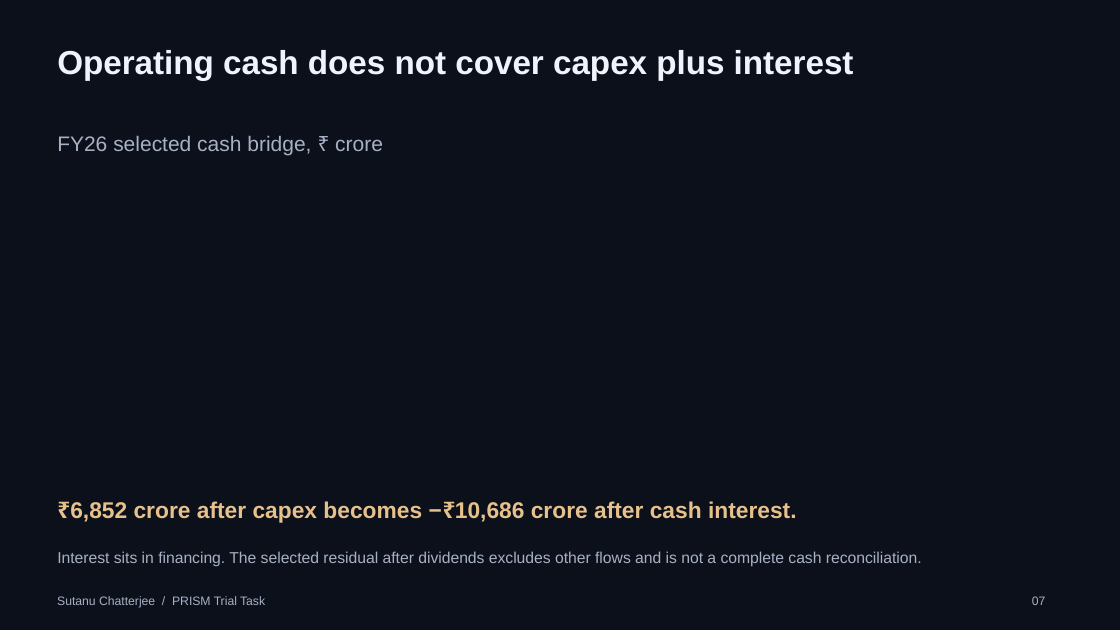
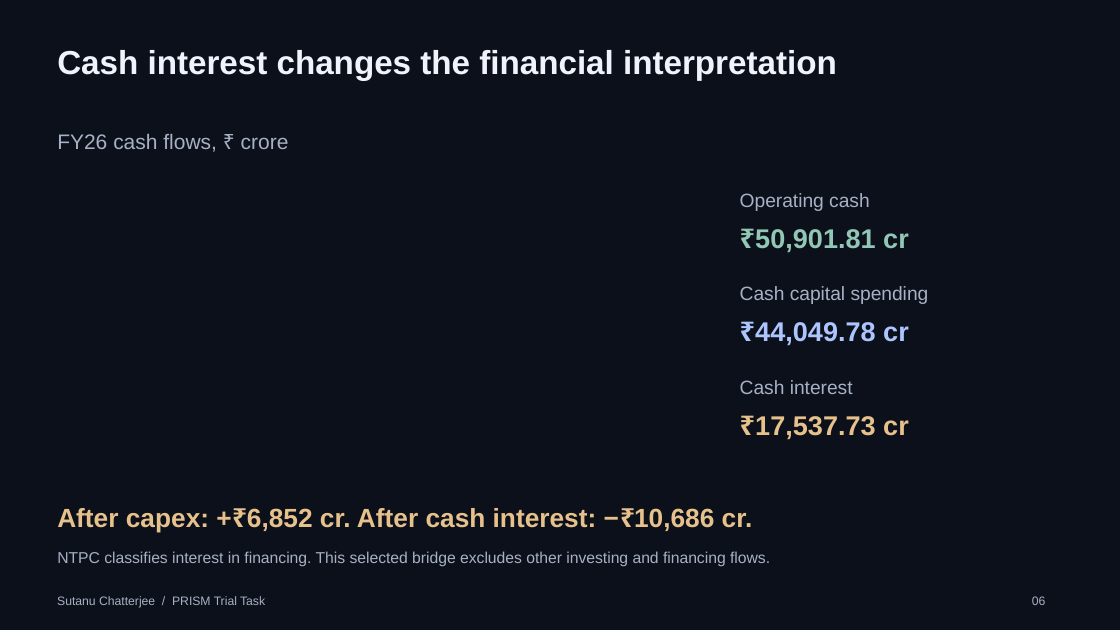
Before and after one commit to ronnismad/prism-ntpc-research-dashboard, a slide deck: slide 6 of submission/PRISM-NTPC-Trial-Project.pptx (slide 7 before the commit). Drawn at 1120x630 pixels with LibreOffice and Linux fonts; fonts in the diff are those of the drawing. Boxes give left, top, right and bottom in pixels: in the first picture for what was removed or moved away, otherwise in the second. Text is boxed around its words. In the diff, an @@ line names an element or a change of style, - is before the commit and + after.

```diff
--- a/submission/PRISM-NTPC-Trial-Project.pptx
+++ b/submission/PRISM-NTPC-Trial-Project.pptx
@@ text at (57,50,837,80): text changed @@
-Operating cash does not cover capex plus interest
+Cash interest changes the financial interpretation
@@ text at (57,134,289,152): text changed @@
-FY26 selected cash bridge, ₹ crore
+FY26 cash flows, ₹ crore
@@ text added at (740,193,870,211), 16.5 pt, text #A7B1C5 @@
+Operating cash
@@ text added at (755,229,909,252), 23.2 pt, text #92C7B5, bold @@
+₹50,901.81 cr
@@ text added at (740,286,929,304), 16.5 pt, text #A7B1C5 @@
+Cash capital spending
@@ text added at (755,322,909,346), 23.2 pt, text #ADC5FF, bold @@
+₹44,049.78 cr
@@ text added at (740,380,853,394), 16.5 pt, text #A7B1C5 @@
+Cash interest
@@ text added at (755,416,909,440), 23.2 pt, text #E6C18C, bold @@
+₹17,537.73 cr
@@ text at (57,508,753,533): text changed; size 19.5 to 22.5 pt @@
-₹6,852 crore after capex becomes −₹10,686 crore after cash interest.
+After capex: +₹6,852 cr. After cash interest: −₹10,686 cr.
@@ text at (57,551,770,567): text changed @@
-Interest sits in financing. The selected residual after dividends excludes other flows and is not a complete cash reconciliation.
+NTPC classifies interest in financing. This selected bridge excludes other investing and financing flows.
@@ text at (1032,596,1046,605): text changed @@
-07
+06
```
Also in this commit, not shown: 3 other slides changed, 4 slides added, 8 slides removed, 3 other files.
